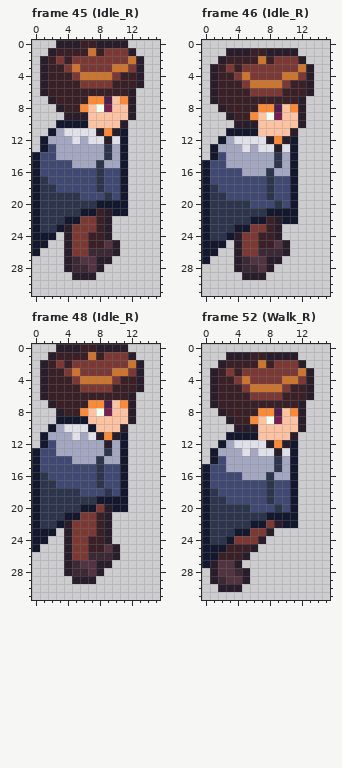
One commit to this pixel-art file: Assets/Sptites/Player/Player_Sprite.aseprite. Above: the version before the commit.
16x32 pixels, 64 frames. Shown: frame 45 (Idle_R), frame 46 (Idle_R), frame 48 (Idle_R), frame 52 (Walk_R). The commit also changed other frames, which this record leaves out.
Now the later version:
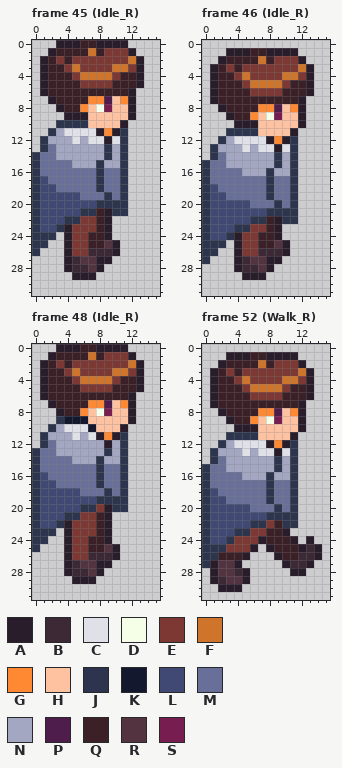
Palette (. is transparent): A #291d2b  B #3d2936  C #dfe0e8  D #f5ffe8  E #7d3833  F #cf752b  G #ff8933  H #ffc2a1  J #2c354d  K #14182e  L #404973  M #686f99  N #a3a7c2  P #4f1d4c  Q #3b2027  R #52333f  S #781d4f
Difference:
Changed rows in their new state; - is an unchanged pixel.
Frame 45 (Idle_R), layer "Layer 1":
first column x 0:
10 ---JJJJ-----
11 --J--------J
12 -J---------J
13 -JM--------J
14 JMM--------J
15 JMMMM------J
16 JMMMMMMM-MMJ
17 JLMMMMMM-MMJ
18 JLLMMMMM-MMJ
19 JLLLLLMMM-MJ
20 JLLLLLLLJJJJ
21 JLLLLLJJ--JJ
22 JLLLJJ------
23 JLLJ--------
24 JJJ---------
25 JJ----------
26 J-----------
Frame 46 (Idle_R), layer "Layer 1":
first column x 0:
11 ---JJJJ-----
12 --J--------J
13 -J---------J
14 -JM--------J
15 JMM--------J
16 JMMMM------J
17 JMMMMMMM-MMJ
18 JLMMMMMM-MMJ
19 JLLMMMMM-MMJ
20 JLLLLLMMM-MJ
21 JLLLLLLLJJJJ
22 JLLLLLJJ--JJ
23 JLLLJJ------
24 JLLJ--------
25 JJJ---------
26 JJ----------
27 J-----------
Frame 48 (Idle_R), layer "Layer 1":
first column x 0:
 9 ---J--------
10 --J---------
11 -J---------J
12 -JM--------J
13 JMM--------J
14 JMMMM------J
15 JMMMMMMM-MMJ
16 JLMMMMMM-MMJ
17 JLLMMMMM-MMJ
18 JLLLLLMMM-MJ
19 JLLLLLLLJJJJ
20 JLLLLLJJ--JJ
21 JLLLJJ------
22 JLLJ--------
23 JJJ---------
24 JJ----------
25 J-----------
Frame 52 (Walk_R), layers "Layer 1", "Layer 3":
first column x 0:
11 ---JJJJ--------
12 --J--------J---
13 -J---------J---
14 -JM--------J---
15 JMM--------J---
16 JMMMM------J---
17 JMMMMMMM-MMJ---
18 JLMMMMMM-MMJ---
19 JLLMMMMM-MMJ---
20 JLLLLLMMM-MJ---
21 JLLLLLLLJJJJ---
22 JLLLLLJJ-QJJ---
23 JLLLJJ--QQA----
24 JLLJ----QQQA-A-
25 JJJEEE--AQQQABA
26 JJ-------AQQBBA
27 J---------ABBA-
28 -----------AA--
Boxes around the changes in both pictures, in picture pixels (x1, y1, x2, y2):
changed: (32, 120, 128, 256)
changed: (202, 128, 298, 264)
changed: (32, 416, 128, 552)
changed: (202, 432, 322, 576)
